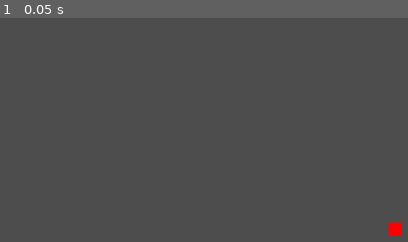
Above: before the commit, frame 1.
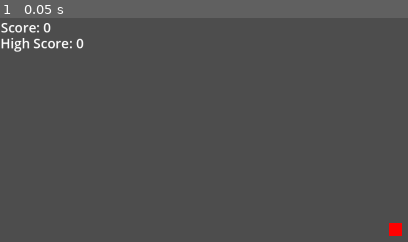
Above: after the commit, the same moment.

Repository: Dripcoding/snake
Game: Godot game, scene res://scenes/main.tscn
The game is run twice, just before and just after one commit, with the same random seed, the same clock (stepped at 60 frames per second) and the same inputs.
Inputs:
- Up to frame 1 (0.05 s): no input

The runs differ from the first frame. In frame 1, 0.7% of the frame differs, in the area x 0-21%, y 2-16%.

Commit message:
create score labels

Diff:
--- a/scenes/hud.tscn
+++ b/scenes/hud.tscn
@@ -1,3 +1,18 @@
 [gd_scene format=3 uid="uid://dkckehmxr7ash"]
 
 [node name="CanvasLayer" type="CanvasLayer"]
+
+[node name="ScoreLabel" type="Label" parent="."]
+offset_left = 2.0
+offset_right = 123.0
+offset_bottom = 45.0
+theme_override_font_sizes/font_size = 32
+text = "Score: 0"
+
+[node name="HighScoreLabel" type="Label" parent="."]
+offset_left = 1.0
+offset_top = 38.0
+offset_right = 193.0
+offset_bottom = 83.0
+theme_override_font_sizes/font_size = 32
+text = "High Score: 0"
--- a/scenes/main.tscn
+++ b/scenes/main.tscn
@@ -10,5 +10,7 @@
 unique_name_in_owner = true
 
 [node name="snake_food" parent="." instance=ExtResource("2_ky124")]
+unique_name_in_owner = true
 
 [node name="hud" parent="." instance=ExtResource("3_vl4ia")]
+unique_name_in_owner = true
